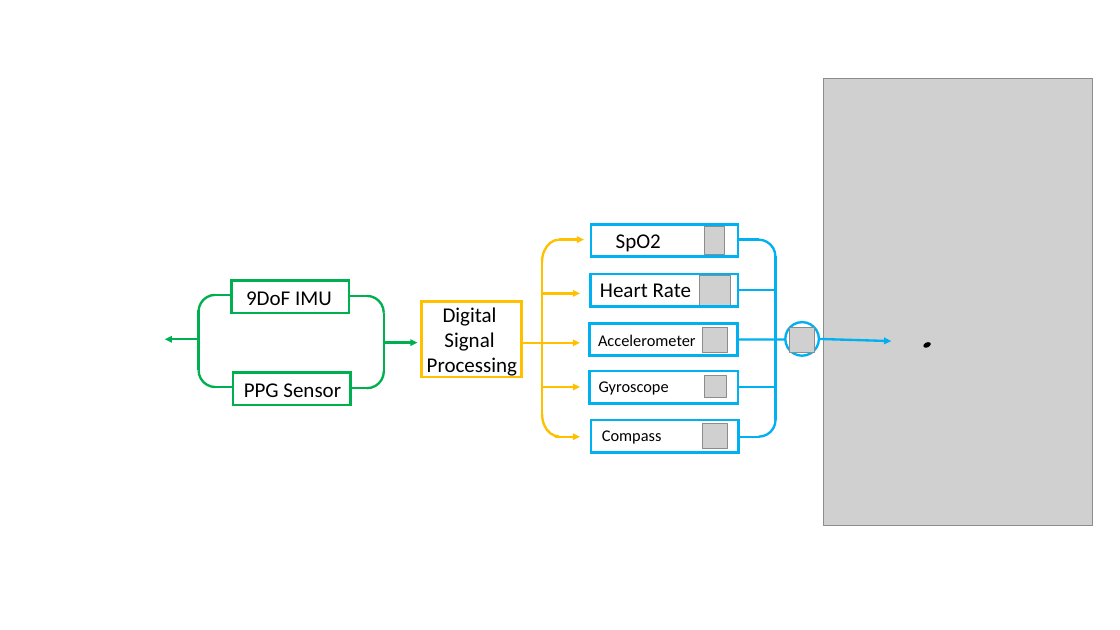
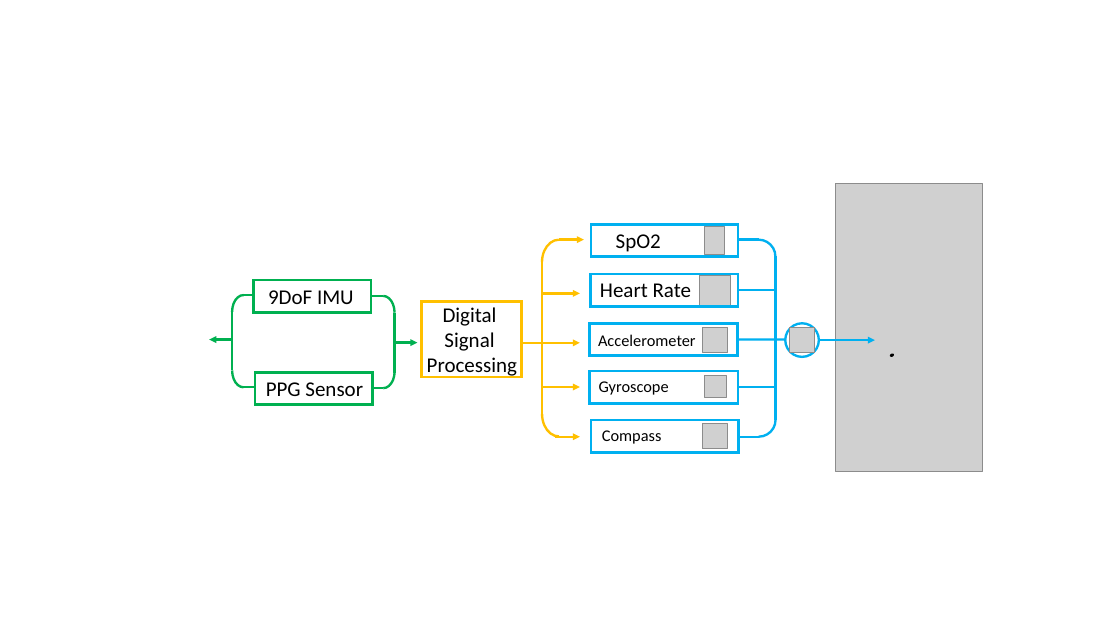
Before and after one commit to JacksonLtt/sign_language, a slide deck: slide 1 of Image/diagram.pptx. Drawn at 1120x630 pixels with LibreOffice and Linux fonts; fonts in the diff are those of the drawing; grey boxes stand for pictures. Boxes give left, top, right and bottom in pixels: in the first picture for what was removed or moved away, otherwise in the second. Text is boxed around its words. In the diff, an @@ line names an element or a change of style, - is before the commit and + after.

```diff
--- a/Image/diagram.pptx
+++ b/Image/diagram.pptx
@@ picture: place and size @@
-picture at [824,78,1093,525]
+picture at [836,183,983,471]
@@ arc (boxed as its full ellipse): place and size @@
-arc (boxed as its full ellipse) at [198,295,232,329]
+arc (boxed as its full ellipse) at [232,295,255,329]
@@ line moved from (215, 295) - (232, 295) to (244, 295) - (255, 295) @@
@@ rectangle: place and size @@
-rectangle at [231,281,349,313]
+rectangle at [254,280,371,313]
@@ text "9DoF IMU": place and size @@
-text "9DoF IMU" at [246,291,332,305]
+text "9DoF IMU" at [268,290,354,304]
@@ arc (boxed as its full ellipse): place and size @@
-arc (boxed as its full ellipse) at [350,296,384,329]
+arc (boxed as its full ellipse) at [372,296,395,329]
@@ line moved from (367, 296) - (350, 296) to (383, 296) - (372, 296) @@
@@ line moved from (198, 311) - (198, 371) to (232, 311) - (232, 371) @@
@@ line moved from (384, 373) - (384, 313) to (395, 373) - (395, 313) @@
@@ arrow moved from (198, 339) - (165, 339) to (232, 339) - (209, 339) @@
@@ arc (boxed as its full ellipse): place and size @@
-arc (boxed as its full ellipse) at [198,354,232,387]
+arc (boxed as its full ellipse) at [232,354,255,387]
@@ arc (boxed as its full ellipse): place and size @@
-arc (boxed as its full ellipse) at [350,355,384,388]
+arc (boxed as its full ellipse) at [372,355,394,389]
@@ arrow moved from (384, 343) - (418, 343) to (395, 343) - (418, 343) @@
@@ arrow moved from (819, 339) - (891, 341) to (819, 340) - (875, 340) @@
@@ ellipse: place and size @@
-ellipse at [923,341,932,349]
+ellipse at [889,353,894,358]
@@ line moved from (215, 387) - (232, 387) to (244, 387) - (255, 387) @@
@@ rectangle: place and size @@
-rectangle at [234,373,351,406]
+rectangle at [255,372,373,405]
@@ text "PPG Sensor": place and size @@
-text "PPG Sensor" at [244,383,341,397]
+text "PPG Sensor" at [266,382,363,396]
@@ line moved from (367, 388) - (350, 388) to (383, 388) - (372, 388) @@
```
Also in this commit, not shown: 1 slide added, 18 other files.
